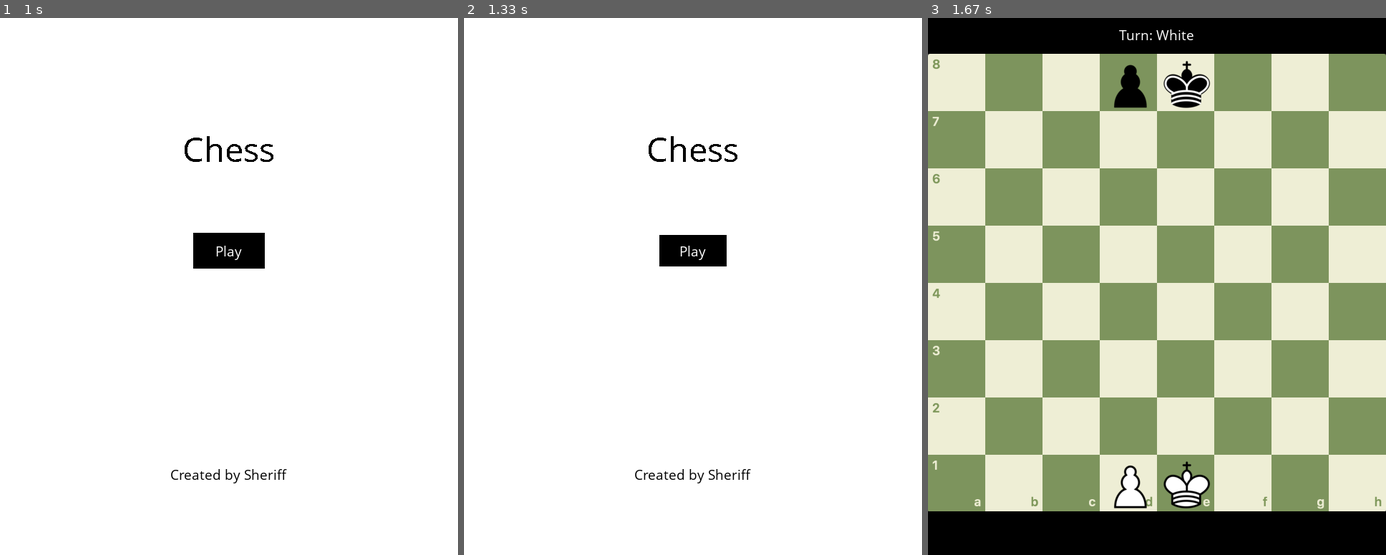
Above: before the commit, frames 1-3 (left to right).
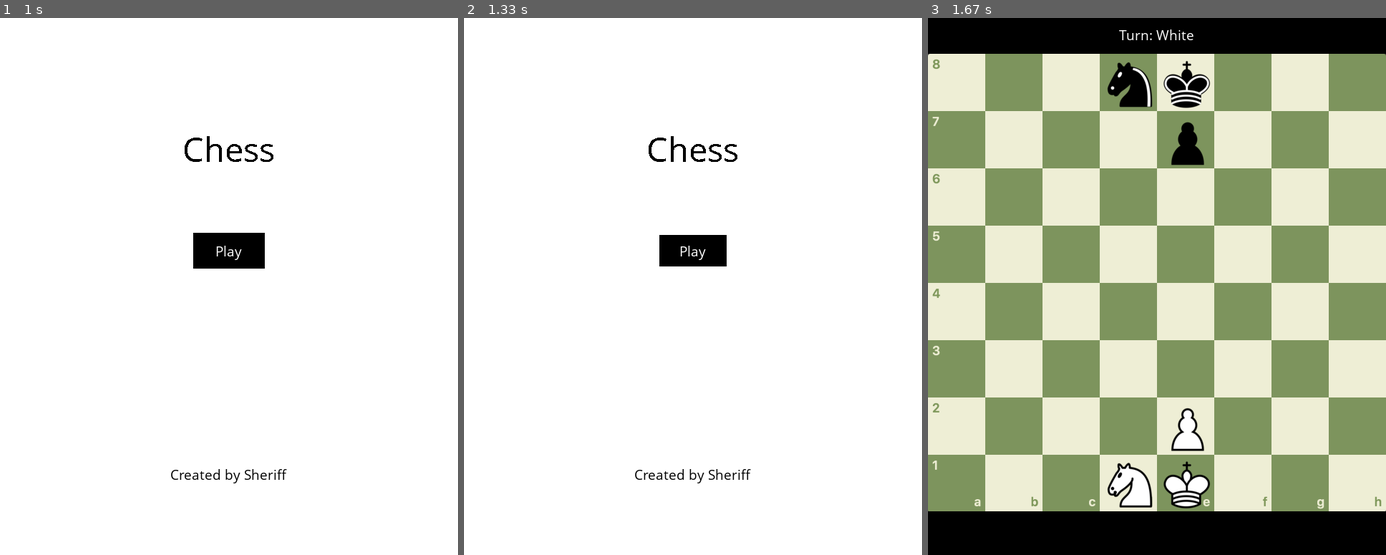
Above: after the commit, the same moments.

Repository: lukef3/AI
Game: pygame game, started from Search Tree/pygame-chess-master/main.py
The game is run twice, just before and just after one commit, with the same random seed, the same clock (stepped at 60 frames per second) and the same inputs.
Inputs (mouse positions are in pixels of both pictures, inside the frame that each line leads up to):
- Up to frame 1 (1 s): no input
- Up to frame 2 (1.33 s): click "Play" at 1.05 s
- Up to frame 3 (1.67 s): click (955, 195) at 1.63 s

Frames 1-2 are identical in both runs. In frame 3, 1.6% of the frame differs, in the area x 39-61%, y 8-92%.

Commit message:
Added all piece values, 2kings, 2pawns, 2knights, ply=4

Diff:
--- a/Search Tree/pygame-chess-master/AI.py
+++ b/Search Tree/pygame-chess-master/AI.py
@@ -11,6 +11,12 @@
         "black_king": 100000,
         "white_queen": 9,
         "black_queen": 9,
+        "white_rook": 5,
+        "black_rook": 5,
+        "white_bishop": 3,
+        "black_bishop": 3,
+        "white_knight": 3,
+        "black_knight": 3,
         "white_pawn": 1,
         "black_pawn": 1
     }
@@ -53,7 +59,7 @@
 
 
 class ChessSearchTreeNode:
-    def __init__(self, chess_board, playing_as, ply=0, max_depth=5):
+    def __init__(self, chess_board, playing_as, ply=0, max_depth=4):
         self.children = []
         self.value_assigned = False
         self.ply_depth = ply
--- a/Search Tree/pygame-chess-master/chess.py
+++ b/Search Tree/pygame-chess-master/chess.py
@@ -82,12 +82,14 @@
 
         # Only place 2 kings and 2 pawns
         # Black queen on d8, black king on e8
-        self.piece_location['d'][8][0] = "black_pawn"
+        self.piece_location['e'][7][0] = "black_pawn"
         self.piece_location['e'][8][0] = "black_king"
+        self.piece_location['d'][8][0] = "black_knight"
 
         # White queen on d1, white king on e1
-        self.piece_location['d'][1][0] = "white_pawn"
+        self.piece_location['e'][2][0] = "white_pawn"
         self.piece_location['e'][1][0] = "white_king"
+        self.piece_location['d'][1][0] = "white_knight"
 
         # self.piece_location = {}
         # x = 0
